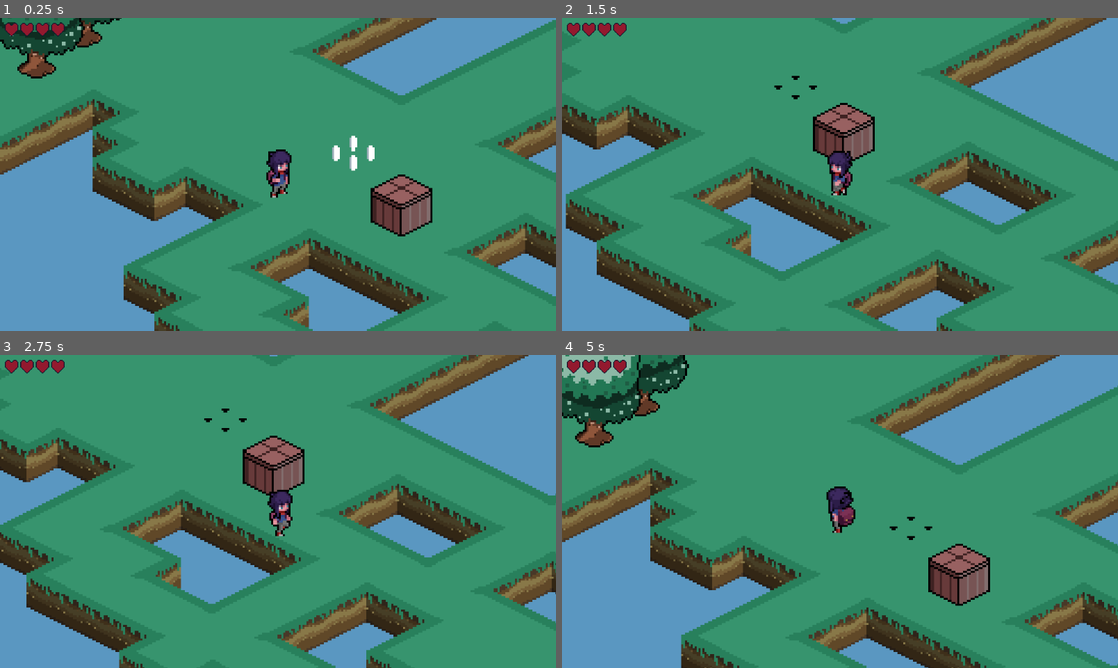
Above: before the commit, frames 1-4 (two rows, left to right).
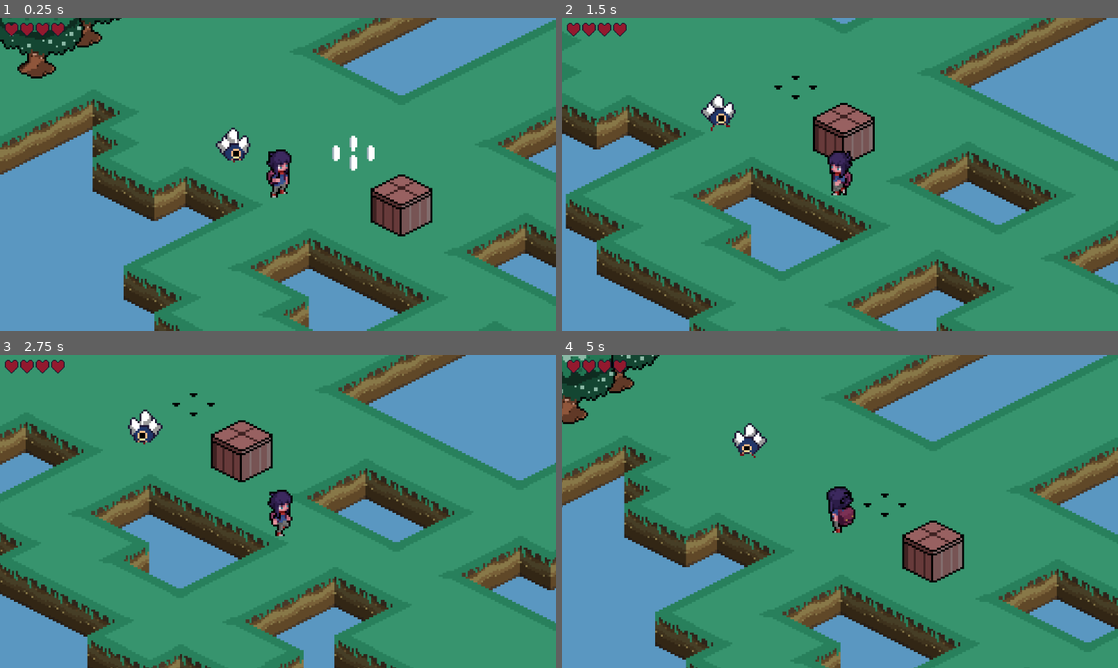
Above: after the commit, the same moments.

Repository: arturbernardo/wirkc
Game: Godot game, scene res://Level/level_1.tscn
The game is run twice, just before and just after one commit, with the same random seed, the same clock (stepped at 60 frames per second) and the same inputs.
Inputs:
- Up to frame 1 (0.25 s): no input
- Up to frame 2 (1.5 s): hold Right (ui_right) 0.53-1.28 s; hold Down (ui_down) from 1.28 s (still down)
- Up to frame 3 (2.75 s): release Down (ui_down) at 2.03 s; hold Right (ui_right) from 2.03 s (still down)
- Up to frame 4 (5 s): release Right (ui_right) at 2.78 s; hold Up (ui_up) 2.78-3.53 s; hold Left (ui_left) from 3.53 s (still down)

The runs differ from the first frame. In frame 1, 0.4% of the frame differs, in the area x 38-46%, y 34-47%; in frame 2, 0.4%; in frame 3, 27%; in frame 4, 34%, in the area x 0-100%, y 0-100%.

Commit message:
enemy random move

Diff:
--- /dev/null
+++ b/Entities/Enemies/enemy_1.gd
@@ -0,0 +1,54 @@
+extends CharacterBody2D
+var current_direction = Vector2()
+var change_direction
+@export var speed = 20
+
+func _ready():
+	change_direction = 3
+
+func _process(delta: float) -> void:
+	petrolling(delta)
+
+func petrolling(delta):
+	if (change_direction == 0):
+		move_up(delta)
+	if (change_direction == 1):
+		move_down(delta)
+	if (change_direction == 2):
+		move_left(delta)
+	if (change_direction == 3):
+		move_right(delta)
+
+func diagonal_movement(diagonal):
+	var screen_pos = Vector2()
+	screen_pos.x = diagonal.x - diagonal.y
+	screen_pos.y = (diagonal.x + diagonal.y)
+	return screen_pos
+
+func move_up(delta):
+	velocity += diagonal_movement(Vector2.UP * speed * delta)
+	$anim.play("move_up_right")
+	move_and_slide()
+
+func move_down(delta):
+	velocity += diagonal_movement(Vector2.DOWN * speed * delta)
+	$anim.play("move_down_left")
+	move_and_slide()
+
+func move_left(delta):
+	$anim.play("move_down_left")
+	velocity += diagonal_movement(Vector2.LEFT * speed * delta)
+	move_and_slide()
+
+func move_right(delta):
+	$anim.play("move_down_right")
+	velocity += diagonal_movement(Vector2.RIGHT * speed * delta)
+	move_and_slide()
+
+func _on_timer_timeout() -> void:
+	velocity = lerp(velocity, Vector2.ZERO, 1)
+	change_path()
+	$Timer.start()
+
+func change_path():
+	change_direction = randi() % 4
--- /dev/null
+++ b/Entities/Enemies/enemy_1.tscn
@@ -0,0 +1,247 @@
+[gd_scene load_steps=23 format=3 uid="uid://bhx4f6wvctr6x"]
+
+[ext_resource type="Texture2D" uid="uid://dbhosqupmemid" path="res://Entities/Enemies/enemy_rpg.png" id="1_1xc12"]
+[ext_resource type="Script" path="res://Entities/Enemies/enemy_1.gd" id="1_ks5th"]
+
+[sub_resource type="CircleShape2D" id="CircleShape2D_04kwa"]
+radius = 11.0
+
+[sub_resource type="Animation" id="Animation_xrpm7"]
+resource_name = "move_down_right"
+length = 0.5
+loop_mode = 1
+step = 0.1
+tracks/0/type = "value"
+tracks/0/imported = false
+tracks/0/enabled = true
+tracks/0/path = NodePath("Sprite2D:frame")
+tracks/0/interp = 1
+tracks/0/loop_wrap = true
+tracks/0/keys = {
+"times": PackedFloat32Array(0, 0.1, 0.2, 0.3, 0.4),
+"transitions": PackedFloat32Array(1, 1, 1, 1, 1),
+"update": 1,
+"values": [0, 1, 2, 3, 4]
+}
+
+[sub_resource type="Animation" id="Animation_mon2d"]
+resource_name = "move_down_left"
+length = 0.5
+loop_mode = 1
+step = 0.1
+tracks/0/type = "value"
+tracks/0/imported = false
+tracks/0/enabled = true
+tracks/0/path = NodePath("Sprite2D:frame")
+tracks/0/interp = 1
+tracks/0/loop_wrap = true
+tracks/0/keys = {
+"times": PackedFloat32Array(0, 0.1, 0.2, 0.3, 0.4),
+"transitions": PackedFloat32Array(1, 1, 1, 1, 1),
+"update": 1,
+"values": [10, 11, 12, 13, 14]
+}
+
+[sub_resource type="Animation" id="Animation_6jjh2"]
+resource_name = "move_up_right"
+length = 0.5
+loop_mode = 1
+step = 0.1
+tracks/0/type = "value"
+tracks/0/imported = false
+tracks/0/enabled = true
+tracks/0/path = NodePath("Sprite2D:frame")
+tracks/0/interp = 1
+tracks/0/loop_wrap = true
+tracks/0/keys = {
+"times": PackedFloat32Array(0, 0.1, 0.2, 0.3, 0.4),
+"transitions": PackedFloat32Array(1, 1, 1, 1, 1),
+"update": 1,
+"values": [15, 16, 17, 18, 19]
+}
+
+[sub_resource type="Animation" id="Animation_jlby8"]
+resource_name = "move_up_left"
+length = 0.5
+loop_mode = 1
+step = 0.1
+tracks/0/type = "value"
+tracks/0/imported = false
+tracks/0/enabled = true
+tracks/0/path = NodePath("Sprite2D:frame")
+tracks/0/interp = 1
+tracks/0/loop_wrap = true
+tracks/0/keys = {
+"times": PackedFloat32Array(0, 0.1, 0.2, 0.3, 0.4),
+"transitions": PackedFloat32Array(1, 1, 1, 1, 1),
+"update": 1,
+"values": [5, 6, 7, 8, 9]
+}
+
+[sub_resource type="Animation" id="Animation_2pqst"]
+length = 0.001
+tracks/0/type = "value"
+tracks/0/imported = false
+tracks/0/enabled = true
+tracks/0/path = NodePath("Sprite2D:frame")
+tracks/0/interp = 1
+tracks/0/loop_wrap = true
+tracks/0/keys = {
+"times": PackedFloat32Array(0),
+"transitions": PackedFloat32Array(1),
+"update": 1,
+"values": [0]
+}
+
+[sub_resource type="Animation" id="Animation_7gdrn"]
+resource_name = "dead_down"
+step = 0.1
+tracks/0/type = "value"
+tracks/0/imported = false
+tracks/0/enabled = true
+tracks/0/path = NodePath("Sprite2D:frame")
+tracks/0/interp = 1
+tracks/0/loop_wrap = true
+tracks/0/keys = {
+"times": PackedFloat32Array(0),
+"transitions": PackedFloat32Array(1),
+"update": 1,
+"values": [22]
+}
+
+[sub_resource type="Animation" id="Animation_2ipee"]
+resource_name = "dead_up"
+step = 0.1
+tracks/0/type = "value"
+tracks/0/imported = false
+tracks/0/enabled = true
+tracks/0/path = NodePath("Sprite2D:frame")
+tracks/0/interp = 1
+tracks/0/loop_wrap = true
+tracks/0/keys = {
+"times": PackedFloat32Array(0),
+"transitions": PackedFloat32Array(1),
+"update": 1,
+"values": [23]
+}
+
+[sub_resource type="Animation" id="Animation_1vohq"]
+resource_name = "dead_left"
+step = 0.1
+tracks/0/type = "value"
+tracks/0/imported = false
+tracks/0/enabled = true
+tracks/0/path = NodePath("Sprite2D:frame")
+tracks/0/interp = 1
+tracks/0/loop_wrap = true
+tracks/0/keys = {
+"times": PackedFloat32Array(0),
+"transitions": PackedFloat32Array(1),
+"update": 1,
+"values": [20]
+}
+
+[sub_resource type="Animation" id="Animation_b0kna"]
+resource_name = "dead_right"
+step = 0.1
+tracks/0/type = "value"
+tracks/0/imported = false
+tracks/0/enabled = true
+tracks/0/path = NodePath("Sprite2D:frame")
+tracks/0/interp = 1
+tracks/0/loop_wrap = true
+tracks/0/keys = {
+"times": PackedFloat32Array(0),
+"transitions": PackedFloat32Array(1),
+"update": 1,
+"values": [21]
+}
+
+[sub_resource type="AnimationLibrary" id="AnimationLibrary_67hi5"]
+_data = {
+"RESET": SubResource("Animation_2pqst"),
+"dead_down": SubResource("Animation_7gdrn"),
+"dead_left": SubResource("Animation_1vohq"),
+"dead_right": SubResource("Animation_b0kna"),
+"dead_up": SubResource("Animation_2ipee"),
+"move_down_left": SubResource("Animation_mon2d"),
+"move_down_right": SubResource("Animation_xrpm7"),
+"move_up_left": SubResource("Animation_jlby8"),
+"move_up_right": SubResource("Animation_6jjh2")
+}
+
+[sub_resource type="CircleShape2D" id="CircleShape2D_rf1gf"]
+radius = 8.0
+
+[sub_resource type="AnimationNodeBlendSpace2D" id="AnimationNodeBlendSpace2D_6dbku"]
+
+[sub_resource type="AnimationNodeAnimation" id="AnimationNodeAnimation_jcfh4"]
+animation = &"move_up_left"
+
+[sub_resource type="AnimationNodeAnimation" id="AnimationNodeAnimation_cbdde"]
+animation = &"move_down_left"
+
+[sub_resource type="AnimationNodeAnimation" id="AnimationNodeAnimation_pgkdv"]
+animation = &"move_down_right"
+
+[sub_resource type="AnimationNodeAnimation" id="AnimationNodeAnimation_3wa0o"]
+animation = &"move_up_right"
+
+[sub_resource type="AnimationNodeBlendSpace2D" id="AnimationNodeBlendSpace2D_c8efm"]
+blend_point_0/node = SubResource("AnimationNodeAnimation_jcfh4")
+blend_point_0/pos = Vector2(-1, 0)
+blend_point_1/node = SubResource("AnimationNodeAnimation_cbdde")
+blend_point_1/pos = Vector2(0, 1)
+blend_point_2/node = SubResource("AnimationNodeAnimation_pgkdv")
+blend_point_2/pos = Vector2(1, 0)
+blend_point_3/node = SubResource("AnimationNodeAnimation_3wa0o")
+blend_point_3/pos = Vector2(0, -1)
+
+[sub_resource type="AnimationNodeStateMachineTransition" id="AnimationNodeStateMachineTransition_00up4"]
+advance_mode = 2
+
+[sub_resource type="AnimationNodeStateMachine" id="AnimationNodeStateMachine_dktrq"]
+states/Dead/node = SubResource("AnimationNodeBlendSpace2D_6dbku")
+states/Dead/position = Vector2(513.333, 122)
+states/Move/node = SubResource("AnimationNodeBlendSpace2D_c8efm")
+states/Move/position = Vector2(334.667, 79.3333)
+transitions = ["Start", "Move", SubResource("AnimationNodeStateMachineTransition_00up4")]
+
+[node name="enemy_1" type="CharacterBody2D"]
+y_sort_enabled = true
+collision_layer = 16
+collision_mask = 31
+script = ExtResource("1_ks5th")
+
+[node name="Sprite2D" type="Sprite2D" parent="."]
+texture = ExtResource("1_1xc12")
+hframes = 5
+vframes = 5
+
+[node name="CollisionShape2D" type="CollisionShape2D" parent="."]
+shape = SubResource("CircleShape2D_04kwa")
+
+[node name="anim" type="AnimationPlayer" parent="."]
+libraries = {
+"": SubResource("AnimationLibrary_67hi5")
+}
+
+[node name="hurtbox" type="Area2D" parent="."]
+
+[node name="hurtbox_collider" type="CollisionShape2D" parent="hurtbox"]
+shape = SubResource("CircleShape2D_rf1gf")
+debug_color = Color(0.97472, 0, 0.424715, 0.42)
+
+[node name="AnimationTree" type="AnimationTree" parent="."]
+active = false
+reset_on_save = false
+tree_root = SubResource("AnimationNodeStateMachine_dktrq")
+anim_player = NodePath("../anim")
+parameters/Dead/blend_position = Vector2(0, 0)
+parameters/Move/blend_position = Vector2(0.193199, -0.0473373)
+
+[node name="Timer" type="Timer" parent="."]
+wait_time = 2.0
+autostart = true
+
+[connection signal="timeout" from="Timer" to="." method="_on_timer_timeout"]
--- a/Entities/Player/player.tscn
+++ b/Entities/Player/player.tscn
@@ -703,7 +703,7 @@
 [node name="Player" type="CharacterBody2D" groups=["Player", "Sword"]]
 z_index = 2
 y_sort_enabled = true
-collision_mask = 3
+collision_mask = 19
 script = ExtResource("1_itp4a")
 
 [node name="Sprite2D" type="Sprite2D" parent="."]
--- a/Level/level_1.tscn
+++ b/Level/level_1.tscn
@@ -9,6 +9,7 @@
 [ext_resource type="Texture2D" uid="uid://d0wrotyohe0qb" path="res://Tileset/water_animated.png" id="3_tocrk"]
 [ext_resource type="PackedScene" uid="uid://b5pmi5a0ioxga" path="res://UI/spike_trap.tscn" id="4_8wdar"]
 [ext_resource type="PackedScene" uid="uid://bq4jyuj5qio11" path="res://Background/Houses/house_1.tscn" id="7_5nd1r"]
+[ext_resource type="PackedScene" uid="uid://bhx4f6wvctr6x" path="res://Entities/Enemies/enemy_1.tscn" id="10_nppx3"]
 
 [sub_resource type="TileSetAtlasSource" id="TileSetAtlasSource_c1c0c"]
 texture = ExtResource("3_tocrk")
@@ -83,3 +84,6 @@
 z_index = 1
 y_sort_enabled = true
 position = Vector2(-125, -81)
+
+[node name="enemy_1" parent="." instance=ExtResource("10_nppx3")]
+position = Vector2(-23, -15)
--- a/project.godot
+++ b/project.godot
@@ -34,6 +34,7 @@
 2d_physics/layer_2="Ground"
 2d_physics/layer_3="Interactble"
 2d_physics/layer_4="Sword"
+2d_physics/layer_5="Enemy"
 
 [rendering]
 
Not shown: 1 places in Level/level_1.tscn that only renumber resources
